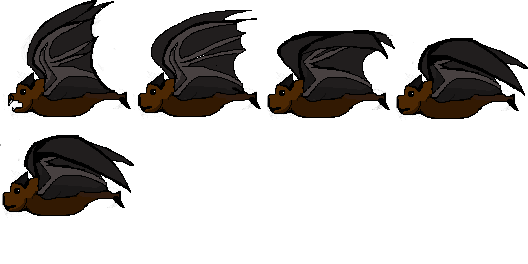
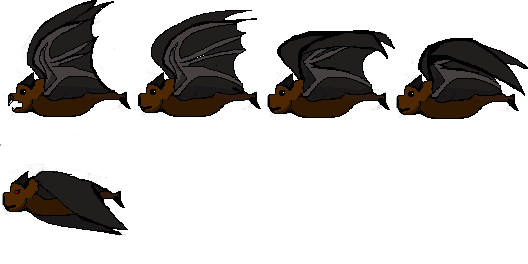
Layered file, before and after one edit (528x264). Changes by layer:
painted on "0 copy" over left=11, top=135, right=134, bottom=236
